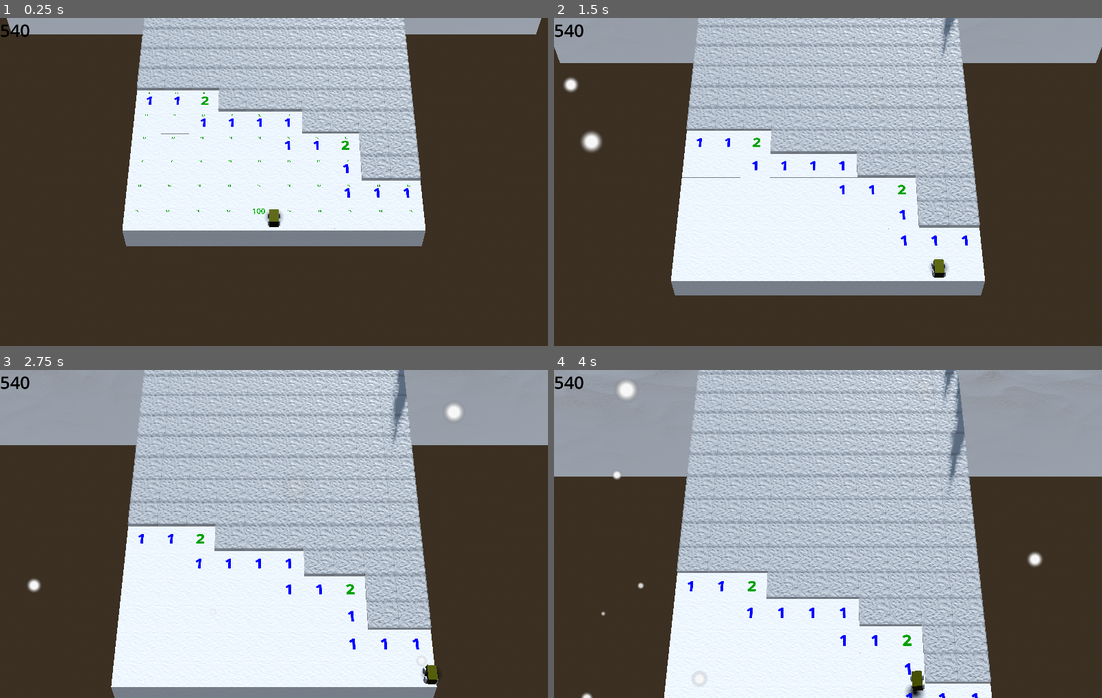
Above: before the commit, frames 1-4 (two rows, left to right).
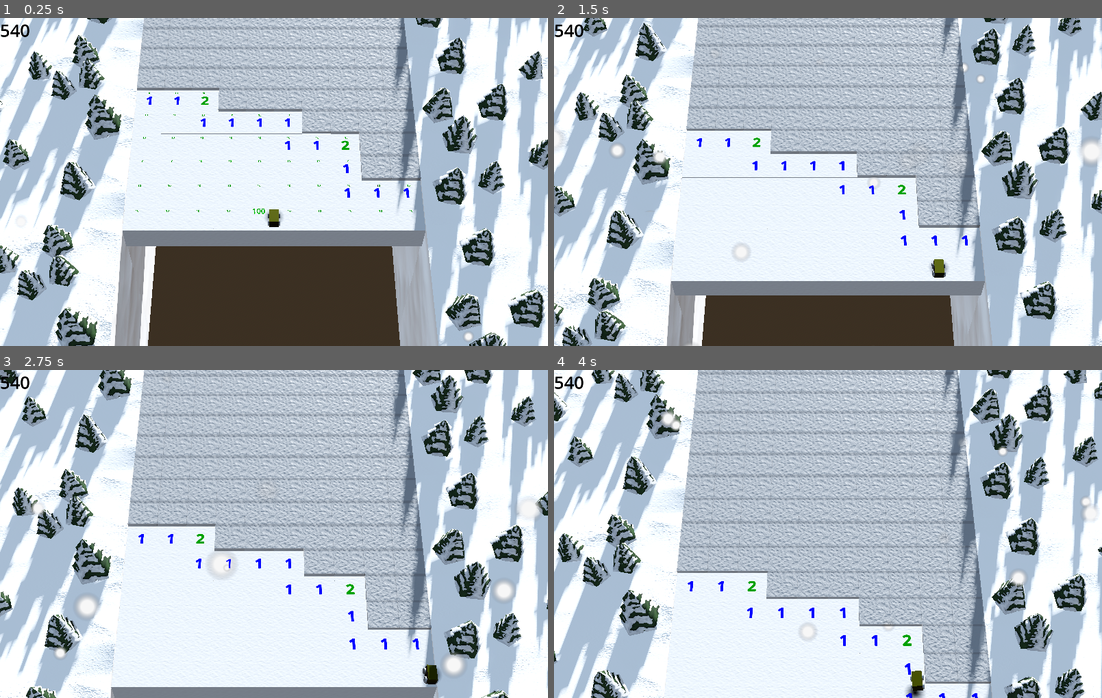
Above: after the commit, the same moments.

Repository: Blubtastic/minesweeper_2
Game: Godot game, scene res://Main.tscn
The game is run twice, just before and just after one commit, with the same random seed, the same clock (stepped at 60 frames per second) and the same inputs.
Inputs (mouse positions are in pixels of both pictures, inside the frame that each line leads up to):
- Up to frame 1 (0.25 s): no input
- Up to frame 2 (1.5 s): tap Enter (ui_accept) at 0.5, 0.77 s; move the mouse to (948, 165) at 0.52 s; hold Right (ui_right) 0.53-1.25 s; tap O at 0.6 s; click (948, 165) at 0.67 s; drag from (718, 198) to (800, 247) at 1.27 s
- Up to frame 3 (2.75 s): move the mouse to (328, 461) at 2.02 s; hold Right (ui_right) from 2.03 s (still down); tap Shift at 2.1 s
- Up to frame 4 (4 s): release Right (ui_right) at 2.75 s; drag from (800, 599) to (663, 484) at 2.77 s; move the mouse to (992, 583) at 3.52 s; hold Left (ui_left) from 3.53 s (still down); tap O at 3.6 s; tap Enter (ui_accept) at 3.77 s

The runs differ from the first frame. In frame 1, 52% of the frame differs, in the area x 0-100%, y 0-100%; in frame 2, 49%; in frame 3, 47%; in frame 4, 46%.

Commit message:
feat: initial forest chunks

Diff:
--- a/Main.tscn
+++ b/Main.tscn
@@ -6,6 +6,7 @@
 [ext_resource type="Script" path="res://score_label.gd" id="4_qopgp"]
 [ext_resource type="PackedScene" uid="uid://dgxv52jn27v3c" path="res://CubeChunk.tscn" id="5_2r6wr"]
 [ext_resource type="PackedScene" uid="uid://62fr2rhqfdeo" path="res://features/Snow/Snow.tscn" id="6_bv4rx"]
+[ext_resource type="PackedScene" uid="uid://dhlda46fqvnos" path="res://features/ForestChunk.tscn" id="7_m1pw8"]
 
 [sub_resource type="ProceduralSkyMaterial" id="ProceduralSkyMaterial_6867n"]
 sky_horizon_color = Color(0.64625, 0.65575, 0.67075, 1)
@@ -44,7 +45,7 @@
 script = ExtResource("3_rbuf0")
 
 [node name="Snow" parent="." instance=ExtResource("6_bv4rx")]
-transform = Transform3D(1, 0, 0, 0, 1, 0, 0, 0, 1, 0, -8.52582, -15.6461)
+transform = Transform3D(1, 0, 0, 0, 1, 0, 0, 0, 1, 0, -15.3732, -9.46496)
 
 [node name="Score" type="Label" parent="."]
 offset_right = 40.0
@@ -57,11 +58,31 @@
 [node name="Player" parent="." instance=ExtResource("1_mwkh8")]
 transform = Transform3D(1, 0, 0, 0, 1, 0, 0, 0, 1, 0, 1.15148, -2.25592)
 
-[node name="CubeChunk" parent="." instance=ExtResource("5_2r6wr")]
+[node name="InitialChunks" type="Node3D" parent="."]
+
+[node name="CubeChunk1" parent="InitialChunks" instance=ExtResource("5_2r6wr")]
+transform = Transform3D(1, 0, 0, 0, 1, 0, 0, 0, 1, -4.5, 0, -17.35)
+
+[node name="ForestChunkLeft1" parent="InitialChunks" instance=ExtResource("7_m1pw8")]
+transform = Transform3D(1, 0, 0, 0, 1, 0, 0, 0, 1, -9, 0.5, -14)
+
+[node name="ForestChunkRight1" parent="InitialChunks" instance=ExtResource("7_m1pw8")]
+transform = Transform3D(1, 0, 0, 0, 1, 0, 0, 0, 1, 9, 0.5, -14)
+
+[node name="CubeChunk" parent="InitialChunks" instance=ExtResource("5_2r6wr")]
 transform = Transform3D(1, 0, 0, 0, 1, 0, 0, 0, 1, -4.5, 0, -9.35)
 
-[node name="CubeChunk2" parent="." instance=ExtResource("5_2r6wr")]
-transform = Transform3D(1, 0, 0, 0, 1, 0, 0, 0, 1, -4.5, 0, -17.35)
+[node name="ForestChunkLeft" parent="InitialChunks" instance=ExtResource("7_m1pw8")]
+transform = Transform3D(1, 0, 0, 0, 1, 0, 0, 0, 1, -9, 0.5, -6)
+
+[node name="ForestChunkRight" parent="InitialChunks" instance=ExtResource("7_m1pw8")]
+transform = Transform3D(1, 0, 0, 0, 1, 0, 0, 0, 1, 9, 0.5, -6)
+
+[node name="ForestChunkLeft3" parent="InitialChunks" instance=ExtResource("7_m1pw8")]
+transform = Transform3D(1, 0, 0, 0, 1, 0, 0, 0, 1, -9, 0.5, 2)
+
+[node name="ForestChunkRight3" parent="InitialChunks" instance=ExtResource("7_m1pw8")]
+transform = Transform3D(1, 0, 0, 0, 1, 0, 0, 0, 1, 9, 0.5, 2)
 
 [node name="Ray" type="RayCast3D" parent="."]
 transform = Transform3D(3, 0, 0, 0, 3, 0, 0, 0, 3, 0, 2, -18)
Not shown: 1 places in Main.tscn that only renumber resources
